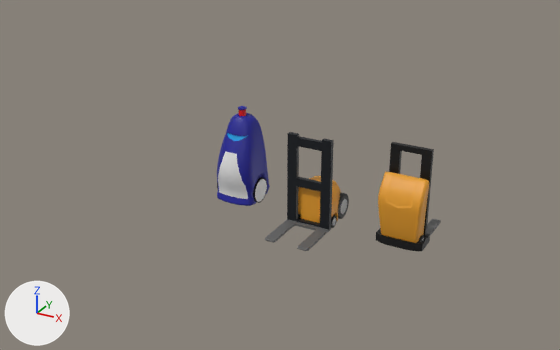
A saved change to the Blender file RawAssets/Bots/bots.blend.
Camera for both pictures: a 50 mm lens placed at (8.6, -13.84, 7.7), pointed at (0.97, 0.04, 0.76). The lights are fixed; the arrows at lower left show +X, +Y and +Z.

Script lines for the objects in view, before the commit:
```python
ob_cube_004 = bpy.data.objects.new('Cube.004', me_cube_005)
ob_cube_004.location = (4.0, -0.27, 0.2)
ob_cube_004.rotation_euler = (0.0, 0.0, 3.142)  # degrees (0, 0, 180)
ob_plod = bpy.data.objects.new('Plod', me_cube_001)
ob_plod.location = (0.0, 0.0, 0.0)
ob_plodbib = bpy.data.objects.new('PlodBib', me_cube_008)
ob_plodbib.parent = ob_plod
ob_plodbib.location = (0.0, 0.0, 0.0)
ob_plodwheels = bpy.data.objects.new('PlodWheels', me_cylinder)
ob_plodwheels.parent = ob_plod
ob_plodwheels.location = (0.0, 0.0, 0.3)
ob_plodwheels.rotation_euler = (0.0, 1.571, 0.0)  # degrees (0, 90, 0)
# also in view: 'Cube.003' at (4.0, -0.28, 1.04); 'ForkyForks' at (2.0, -1.05, 0.05); 'Forky' at (2.0, -0.07, 1.04)
```
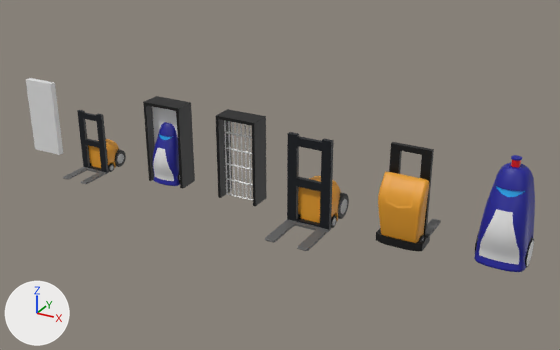
Changed parts and their boxes (x1, y1, x2, y2) in the pictures (560 x 350 px):
'Plod', moved: before (217, 113, 270, 206); after (474, 162, 535, 272)
'PlodBib', moved: before (218, 151, 248, 199); after (479, 209, 519, 264)
'SecurityDoor', added (black): after (215, 109, 267, 206)
'SimpleDoor', added (black): after (143, 96, 195, 189)
'Cube.007', added: after (26, 78, 63, 155)
'Forky.001', added: after (77, 110, 120, 173)
'Plod.001', added: after (153, 122, 180, 186)
'Bars', added: after (224, 120, 253, 201)
'SimpleDoor.001', added: after (152, 106, 178, 144)
'PlodBib.001', added: after (153, 148, 174, 181)
'PlodWheels', moved: before (217, 178, 267, 203); after (475, 232, 534, 268)
'ForkyForks.001', added: after (63, 167, 107, 184)
'PlodLight', moved: before (238, 106, 247, 116); after (511, 155, 522, 168)
'ForkyWheels.001', added: after (90, 149, 126, 172)

The change in detail:
Mesh me_cube_015 is new.
It has 16 vertices, 14 faces and spans x -0.5..0.5, y -0.25..0.25, z 0.0..2.0.
It uses material mat_wheels (black #0b0b0b).
Mesh me_plane is new.
It has 318 vertices, 346 faces, 67 loose edges and spans x -4.43..-3.57, y 0.0..1.93, z -0.02..0.02.
Mesh me_cube_017 is new.
It is a box spanning x -0.43..0.43, y -0.25..0.25, z 0.0..1.93.
It uses material mat_hubs (white #e7e7e7).
Mesh me_cube_014 is new.
It is a box spanning x -0.86..0.0, y 0.0..0.5, z 0.0..1.93.
It uses material mat_hubs (white #e7e7e7).
Object 'Plod' (ob_plod) moves from (0.0, 0.0, 0.0) to (6.0, 0.0, 0.0).
Object 'Bars' (ob_bars) is new; it shows me_plane.
Its parent is ob_securitydoor.
Its matrix parent inverse is Matrix(((1.0, 0.0, 0.0, 4.0), (0.0, 1.0, 0.0, 0.0), (0.0, 0.0, 1.0, 0.0), (0.0, 0.0, 0.0, 1.0))).
Its location is (0.00616, 0.0, 0.0).
Its rotation in degrees is (90, 0, 0).
Object 'SecurityDoor' (ob_securitydoor) is new; it shows me_cube_015.
Its location is (0.0, 0.0, 0.0).
Object 'Cube.007' (ob_cube_007) is new; it shows me_cube_017.
Its location is (-6.0, 0.0, 0.0).
Its scale is (1.0, 0.3, 1.0).
Object 'SimpleDoor.001' (ob_simpledoor_001) is new; it shows me_cube_014.
Its parent is ob_simpledoor.
Its matrix parent inverse is Matrix(((1.0, 0.0, 0.0, 2.0), (0.0, 1.0, 0.0, 0.0), (0.0, 0.0, 1.0, 0.0), (0.0, 0.0, 0.0, 1.0))).
Its location is (-1.57, -0.025, 0.0).
Its scale is (1.0, 0.1, 1.0).
Object 'SimpleDoor' (ob_simpledoor) is new; it shows a copy of me_cube_015.
Its location is (-2.0, 0.0, 0.0).
Object 'PlodBib.001' (ob_plodbib_001) is new; it shows a copy of the mesh of ob_plodbib.
Its parent is ob_plod_001.
Its location is (0.0, 0.0, 0.0).
Object 'Plod.001' (ob_plod_001) is new; it shows a copy of the mesh of ob_plod.
Its location is (-2.0, 0.0, 0.0).
Its scale is (0.75, 0.75, 0.75).
Object 'PlodWheels.001' (ob_plodwheels_001) is new; it shows a copy of the mesh of ob_plodwheels.
Its parent is ob_plod_001.
Its location is (0.0, 0.0, 0.3).
Its rotation in degrees is (0, 90, 0).
It gains a SUBSURF modifier named 'Subdivision'.
Modifier setting: levels = 2.
Object 'ForkyWheels.001' (ob_forkywheels_001) is new; it shows a copy of the mesh of ob_forkywheels.
Its parent is ob_forky_001.
Its matrix parent inverse is Matrix(((1.0, 0.0, 0.0, -2.0), (0.0, 1.0, 0.0, 0.0974), (0.0, 0.0, 1.0, -0.00853), (0.0, 0.0, 0.0, 1.0))).
Its location is (2.0, 0.143, 0.3).
Its rotation in degrees is (-360, 90, 0).
Object 'Forky.001' (ob_forky_001) is new; it shows a copy of the mesh of ob_forky.
Its location is (-4.0, -0.1, 0.01).
Its scale is (0.75, 0.75, 0.75).
Object 'ForkyForks.001' (ob_forkyforks_001) is new; it shows a copy of the mesh of ob_forkyforks.
Its parent is ob_forky_001.
Its matrix parent inverse is Matrix(((1.0, 0.0, 0.0, -2.0), (0.0, 1.0, 0.0, 0.0974), (0.0, 0.0, 1.0, -0.00853), (0.0, 0.0, 0.0, 1.0))).
Its location is (1.997, -0.603, 0.529).
Its rotation in degrees is (0, 0, 360).
Its scale is (1.16, 1.0, 1.0).
